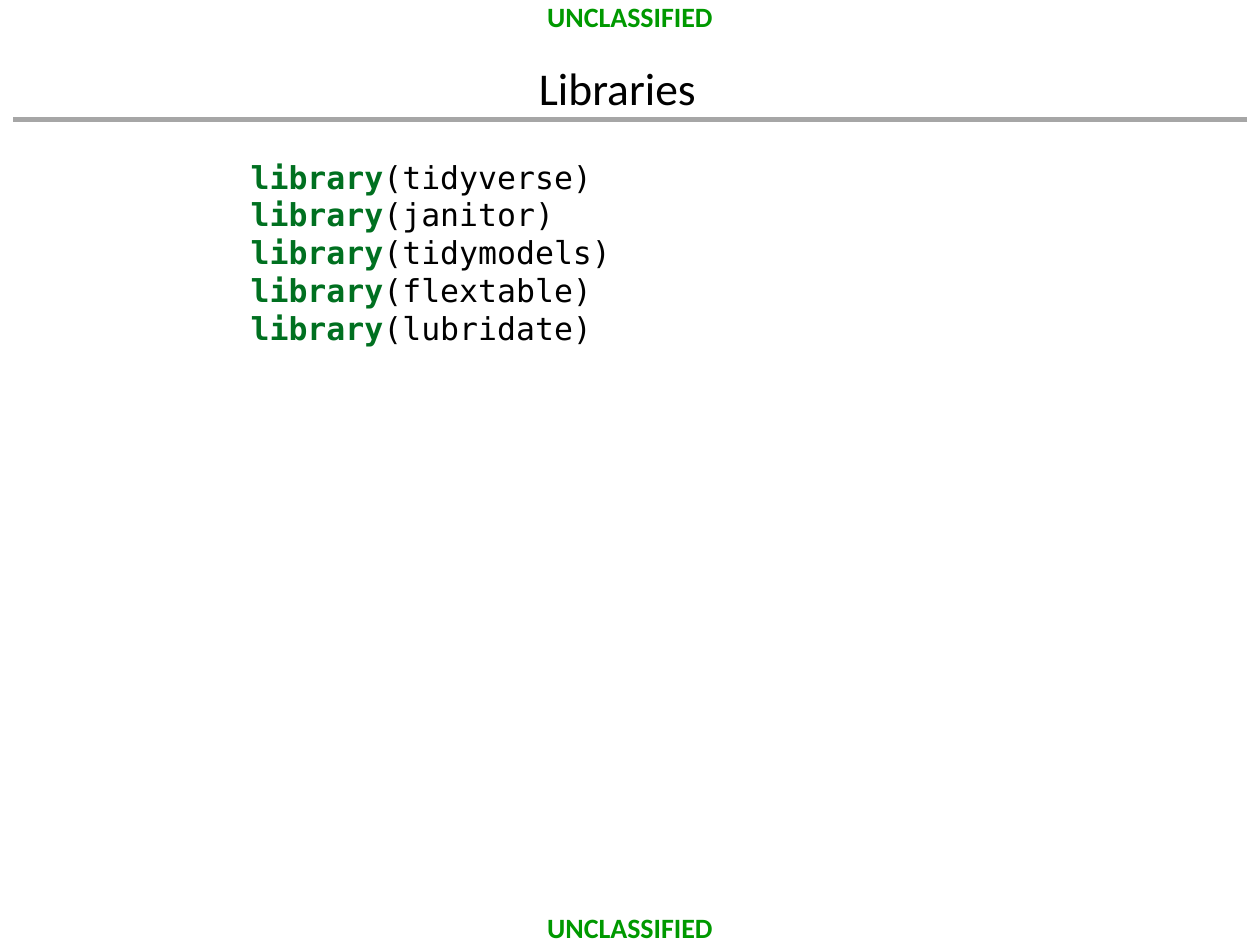
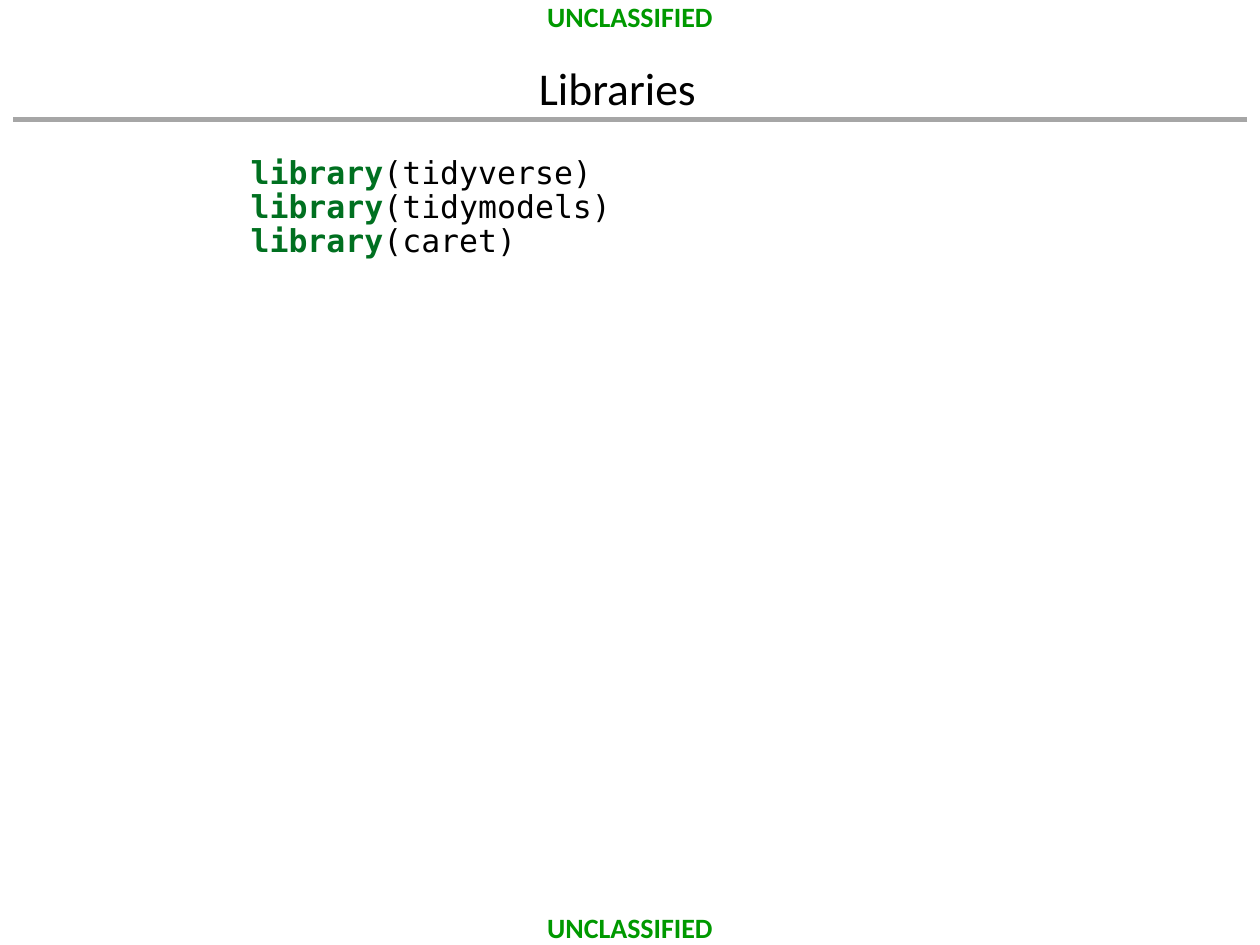
Before and after one commit to dusty-turner/MORSEmergingTechniques2019, a slide deck: slide 14 of MORS_Emerging_Techniques_Tidymodels.pptx (slide 13 before the commit). Drawn at 1260x945 pixels with LibreOffice and Linux fonts; fonts in the diff are those of the drawing; background and template pictures are left out. Boxes give left, top, right and bottom in pixels: in the first picture for what was removed or moved away, otherwise in the second. Text is boxed around its words. In the diff, an @@ line names an element or a change of style, - is before the commit and + after.

Commit message:
added all tidymodels, cleaned up presentation, almost ready for caa submission

```diff
--- a/MORS_Emerging_Techniques_Tidymodels.pptx
+++ b/MORS_Emerging_Techniques_Tidymodels.pptx
@@ text at (251, 159, 611, 259): text changed @@
-library(tidyverse)
-library(janitor)
-library(tidymodels)
-library(flextable)
-library(lubridate)
+library(tidyverse)
+library(tidymodels)
+library(caret)
```
Also in this commit, not shown: 17 other slides changed, 22 slides added, 8 slides removed, 18 other files.
